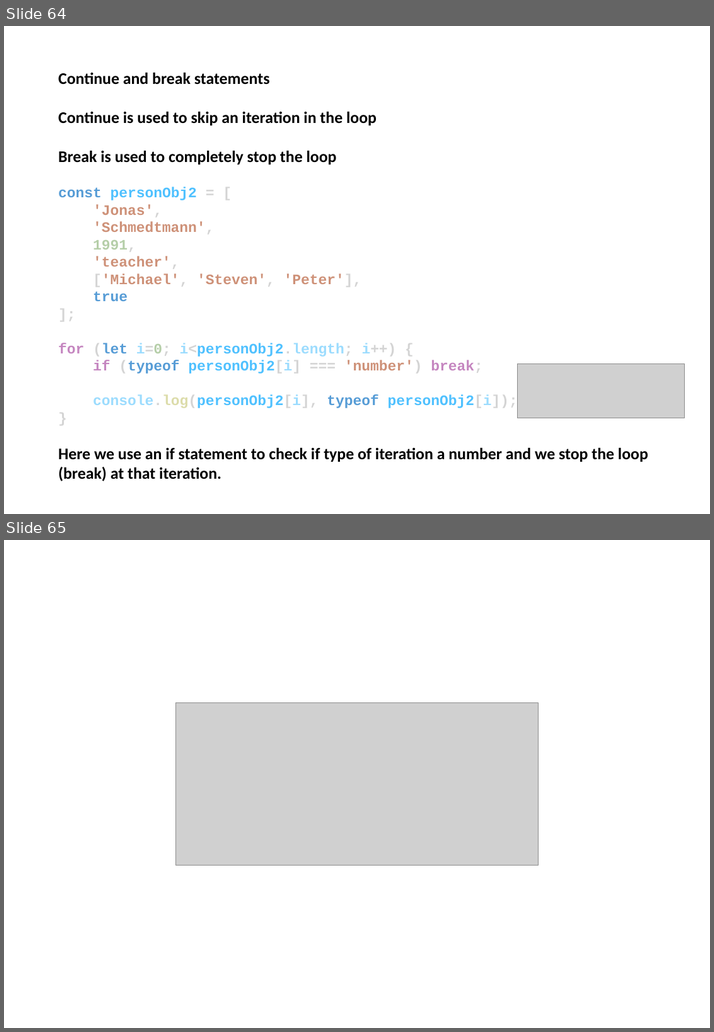
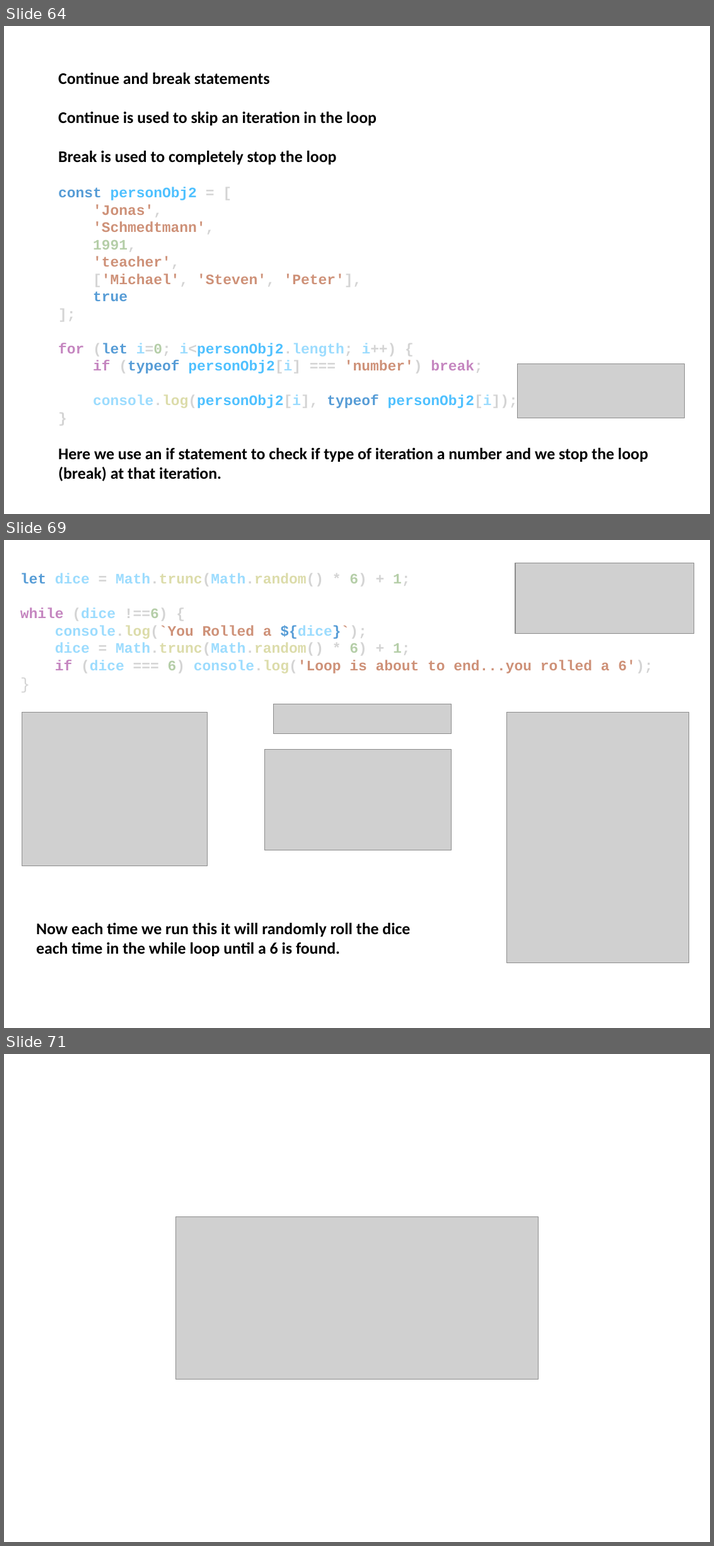
Before and after one commit to EL-EL-BCN/Complete-Javascript-Course, a slide deck: complete-javascript-course.pptx. Shown one above the other, each under a label of ours: slides 64 and 65 before the commit, slides 64, 69 and 71 after it; the slides between them are not shown. The pictures are 714x1032 and 714x1546 pixels, drawn with LibreOffice and Linux fonts; fonts in the diff are those of the drawing; grey boxes stand for pictures. Boxes give left, top, right and bottom in pixels: in the first picture for what was removed or moved away, otherwise in the second. Text is boxed around its words. In the diff, an @@ line names an element or a change of style, - is before the commit and + after.

```diff
--- a/complete-javascript-course.pptx
+++ b/complete-javascript-course.pptx
@@ slide 69 added at <box>4,540,710,1028</box>, background #FFFFFF @@
@@ text added at <box>20,573,652,674</box>, 16 pt, text #9CDCFE, bold @@
+let dice = Math.trunc(Math.random() * 6) + 1;
+while (dice !==6) {
+console.log(`You Rolled a ${dice}`);
+dice = Math.trunc(Math.random() * 6) + 1;
+if (dice === 6) console.log('Loop is about to end...you rolled a 6');
+}
@@ picture added at <box>515,563,693,634</box> @@
@@ picture added at <box>273,704,451,733</box> @@
@@ picture added at <box>22,712,207,866</box> @@
@@ picture added at <box>507,712,689,963</box> @@
@@ picture added at <box>265,749,451,850</box> @@
@@ text added at <box>36,923,410,956</box>, 18 pt, text #000000, bold @@
+Now each time we run this it will randomly roll the dice each time in the while loop until a 6 is found.
@@ what was slide 65 is now slide 71 @@
```
Also in this commit, not shown: 1 slide changed, 5 other slides added, 1 other file.
